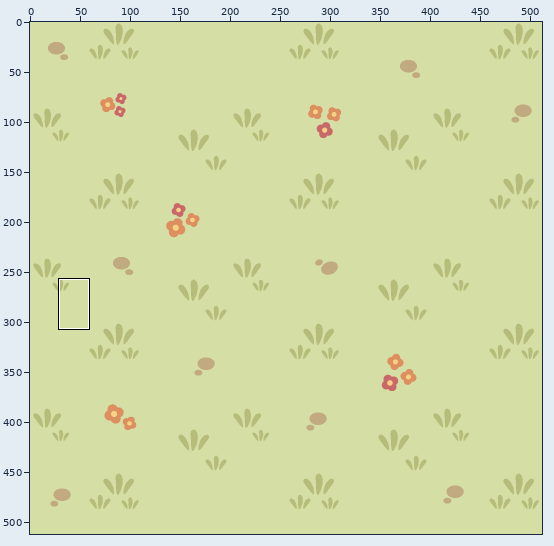
A sprite sheet gets an edit: Tiles/tile0.png. The first picture is a wide view before the edit; the outline marks the close-up.
Close-up. Before:
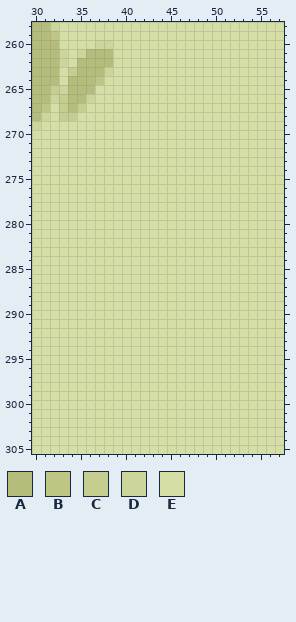
The file is 512x512 pixels. Colours within 5 levels of each other are drawn and written as one. Shown: x 30..57, y 258..305. The commit also changed other parts of the picture, which this record leaves out.
Palette (. is transparent): A #b6bd7a  B #bec585  C #c5cd8f  D #cdd69a  E #d5dea5
Pixels before, first column x 30:
258 AADEEEEEEEEEEEEEEEEEEEEEEEEE
259 AABEEEEEEEEEEEEEEEEEEEEEEEEE
260 AAAEEEEDDEEEEEEEEEEEEEEEEEEE
261 AAADEDAAAEEEEEEEEEEEEEEEEEEE
262 AAADEAAAAEEEEEEEEEEEEEEEEEEE
263 AAAECAAADEEEEEEEEEEEEEEEEEEE
264 AAAEAAABEEEEEEEEEEEEEEEEEEEE
265 AACDAAAEEEEEEEEEEEEEEEEEEEEE
266 AADCAADEEEEEEEEEEEEEEEEEEEEE
267 ABECACEEEEEEEEEEEEEEEEEEEEEE
268 ADECCEEEEEEEEEEEEEEEEEEEEEEE
269 DEEEEEEEEEEEEEEEEEEEEEEEEEEE
270 EEEEEEEEEEEEEEEEEEEEEEEEEEEE
271 EEEEEEEEEEEEEEEEEEEEEEEEEEEE
272 EEEEEEEEEEEEEEEEEEEEEEEEEEEE
273 EEEEEEEEEEEEEEEEEEEEEEEEEEEE
274 EEEEEEEEEEEEEEEEEEEEEEEEEEEE
275 EEEEEEEEEEEEEEEEEEEEEEEEEEEE
276 EEEEEEEEEEEEEEEEEEEEEEEEEEEE
277 EEEEEEEEEEEEEEEEEEEEEEEEEEEE
278 EEEEEEEEEEEEEEEEEEEEEEEEEEEE
279 EEEEEEEEEEEEEEEEEEEEEEEEEEEE
280 EEEEEEEEEEEEEEEEEEEEEEEEEEEE
281 EEEEEEEEEEEEEEEEEEEEEEEEEEEE
282 EEEEEEEEEEEEEEEEEEEEEEEEEEEE
283 EEEEEEEEEEEEEEEEEEEEEEEEEEEE
284 EEEEEEEEEEEEEEEEEEEEEEEEEEEE
285 EEEEEEEEEEEEEEEEEEEEEEEEEEEE
286 EEEEEEEEEEEEEEEEEEEEEEEEEEEE
287 EEEEEEEEEEEEEEEEEEEEEEEEEEEE
288 EEEEEEEEEEEEEEEEEEEEEEEEEEEE
289 EEEEEEEEEEEEEEEEEEEEEEEEEEEE
290 EEEEEEEEEEEEEEEEEEEEEEEEEEEE
291 EEEEEEEEEEEEEEEEEEEEEEEEEEEE
292 EEEEEEEEEEEEEEEEEEEEEEEEEEEE
293 EEEEEEEEEEEEEEEEEEEEEEEEEEEE
294 EEEEEEEEEEEEEEEEEEEEEEEEEEEE
295 EEEEEEEEEEEEEEEEEEEEEEEEEEEE
296 EEEEEEEEEEEEEEEEEEEEEEEEEEEE
297 EEEEEEEEEEEEEEEEEEEEEEEEEEEE
298 EEEEEEEEEEEEEEEEEEEEEEEEEEEE
299 EEEEEEEEEEEEEEEEEEEEEEEEEEEE
300 EEEEEEEEEEEEEEEEEEEEEEEEEEEE
301 EEEEEEEEEEEEEEEEEEEEEEEEEEEE
302 EEEEEEEEEEEEEEEEEEEEEEEEEEEE
303 EEEEEEEEEEEEEEEEEEEEEEEEEEEE
304 EEEEEEEEEEEEEEEEEEEEEEEEEEEE
305 EEEEEEEEEEEEEEEEEEEEEEEEEEEE
After:
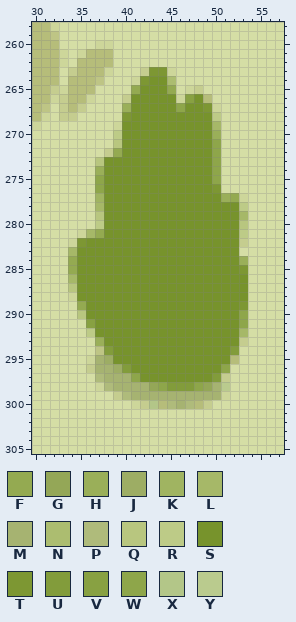
Colours new in this view: F #94aa51  G #94a757  H #9aaf59  J #9dad64  K #a0b461  L #a6b868  M #a6b371  N #acbd70  P #afbb7b  Q #b8c67f  R #bdcb87  S #77932c  T #7d9733  U #829c3b  V #88a142  W #8ea64a  X #b3c688  Y #bacb8e
The edit:
Changed rows in their new state; - is an unchanged pixel.
first column x 34:
263 --------CTTD--------
264 -------DTSSN--------
265 -------FSSSF-DC-----
266 ------CSSSSSDVSA----
267 ------HSSSSSWSSTD---
268 ------TSSSSSSSSSR---
269 -----DSSSSSSSSSSL---
270 -----RSSSSSSSSSSH---
271 -----QSSSSSSSSSSW---
272 ----CFSSSSSSSSSSW---
273 ---QSSSSSSSSSSSSW---
274 ---HSSSSSSSSSSSSW---
275 ---WSSSSSSSSSSSSW---
276 ---WSSSSSSSSSSSST---
277 ---KSSSSSSSSSSSSSHFD
278 ---LSSSSSSSSSSSSSSSR
279 ---QSSSSSSSSSSSSSSSL
280 ---RSSSSSSSSSSSSSSSQ
281 -DLFSSSSSSSSSSSSSSSR
282 DTSSSSSSSSSSSSSSSSSC
283 LSSSSSSSSSSSSSSSSSS-
284 FSSSSSSSSSSSSSSSSSSH
285 FSSSSSSSSSSSSSSSSSST
286 LSSSSSSSSSSSSSSSSSSS
287 QSSSSSSSSSSSSSSSSSSS
288 DSSSSSSSSSSSSSSSSSSS
289 -FSSSSSSSSSSSSSSSSST
290 -QSSSSSSSSSSSSSSSSSW
291 --VSSSSSSSSSSSSSSSSW
292 --RSSSSSSSSSSSSSSSSL
293 ---HSSSSSSSSSSSSSSSC
294 ---BUSSSSSSSSSSSSSU-
295 --DMJSSSSSSSSSSSSSA-
296 --CMMJUSSSSSSSSSSW--
297 ---PMMMWSSSSSSSSUC--
298 ---DPMMMMGWUUUWGMY--
299 -----CPMMMMMMMMMMD--
300 -------DCXAPMPAC----
